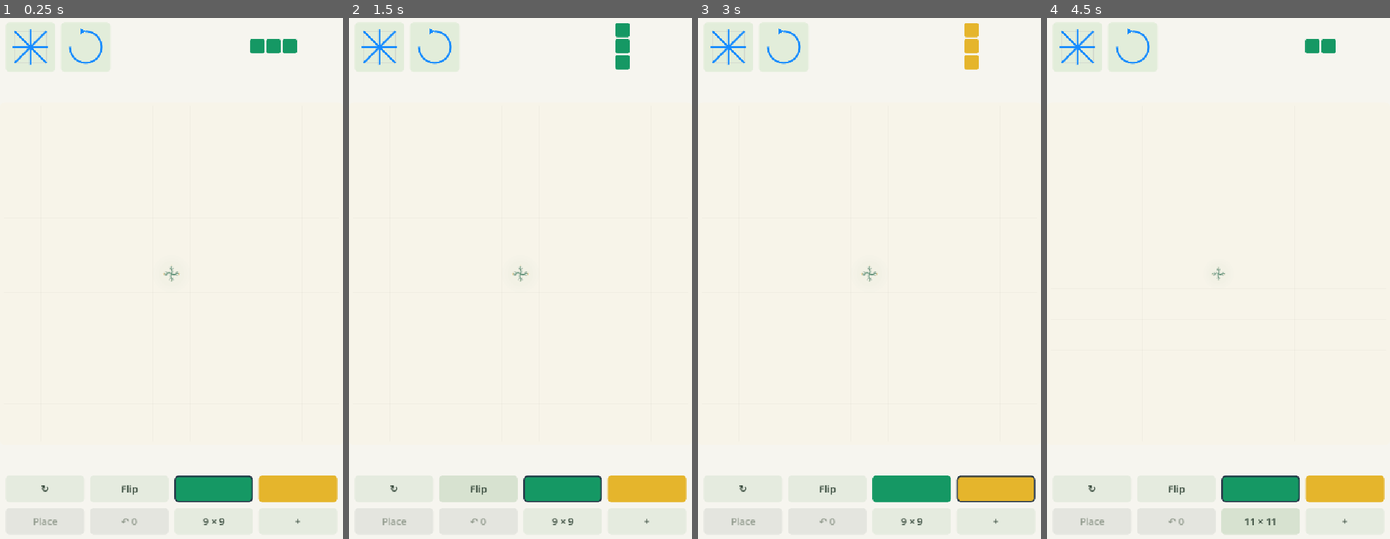
Above: before the commit, frames 1-4 (left to right).
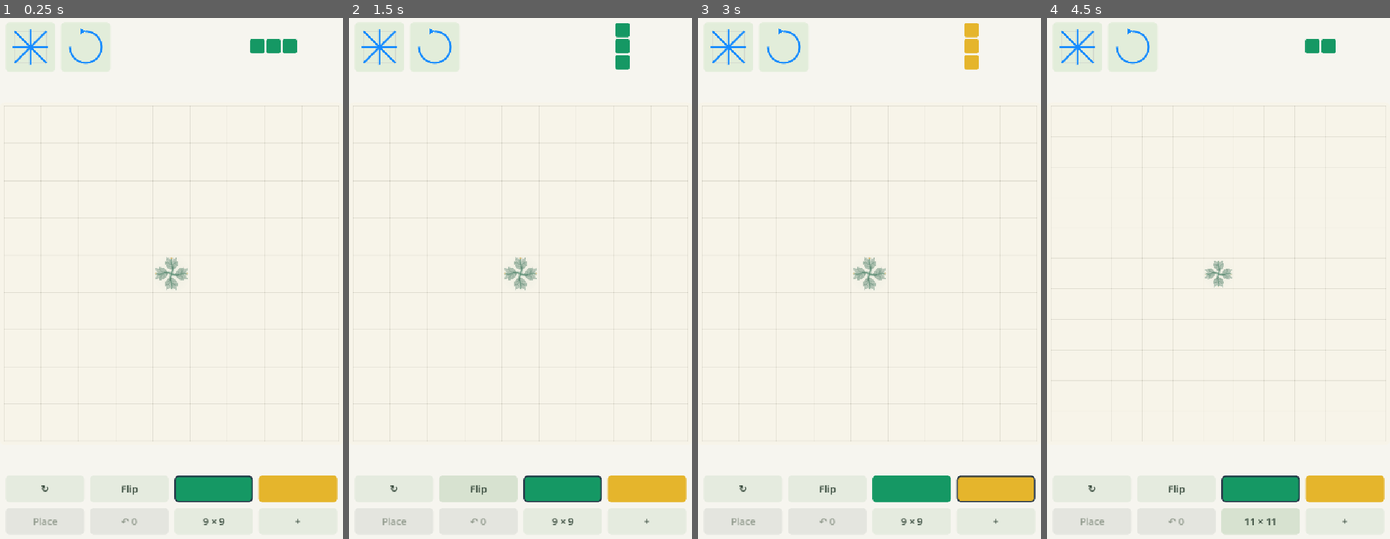
Above: after the commit, the same moments.

Repository: Shine-game/Tiles
Game: Godot game, scene res://main.tscn
Two runs of this game, one before a commit and one after it. Both use one fixed random seed, a clock stepped at 60 frames per second and the inputs below.
Inputs (mouse positions are in pixels of both pictures, inside the frame that each line leads up to):
- Up to frame 1 (0.25 s): no input
- Up to frame 2 (1.5 s): click "↻" at 0.5 s; click "Flip" at 1.25 s
- Up to frame 3 (3 s): click (910, 486) at 2.02 s; click (996, 486) at 2.77 s
- Up to frame 4 (4.5 s): click "+" at 3.5 s; click "9 × 9" at 4.25 s

The runs differ from the first frame. In frame 1, 0.4% of the frame differs, in the area x 1-99%, y 16-82%; in frame 2, 0.4%; in frame 3, 0.4%; in frame 4, 0.7%.

Commit message:
Fade crossed grid segments and grow fuller foliage

Diff:
--- a/scripts/board_view.gd
+++ b/scripts/board_view.gd
@@ -85,11 +85,7 @@
 	frame.bg_color = Color("f7f4e9")
 	frame.set_corner_radius_all(10)
 	draw_style_box(frame, field)
-	# Whisper-faint guides preserve placement legibility without enclosing the art.
-	for i in range(1, board.size()):
-		var ink := Color(0.5, 0.48, 0.39, 0.065)
-		draw_line(_point(Vector2(i, 0)), _point(Vector2(i, board.size())), ink, 0.6)
-		draw_line(_point(Vector2(0, i)), _point(Vector2(board.size(), i)), ink, 0.6)
+	_draw_guides()
 	for cell: Vector2i in pattern.arrivals:
 		var scale: float = pop((clock - float(pattern.arrivals[cell])) / Growth.CENTER_POP)
 		if scale > 0:
@@ -106,6 +102,21 @@
 	for corner: Vector2i in pattern.flowers:
 		_draw_flower(corner, pattern.flowers[corner])
 
+func _draw_guides() -> void:
+	var n: int = board.size()
+	var ink := Color("8b8977")
+	var width: float = maxf(0.9, pitch * 0.016)
+	for y in range(n):
+		for x in range(n + 1):
+			var opacity: float = pattern.grid_visibility(Vector2i(x - 1, y), Vector2i(x, y), clock)
+			if opacity > 0.001:
+				draw_line(_point(Vector2(x, y)), _point(Vector2(x, y + 1)), Color(ink, opacity * 0.24), width, true)
+	for y in range(n + 1):
+		for x in range(n):
+			var opacity: float = pattern.grid_visibility(Vector2i(x, y - 1), Vector2i(x, y), clock)
+			if opacity > 0.001:
+				draw_line(_point(Vector2(x, y)), _point(Vector2(x + 1, y)), Color(ink, opacity * 0.24), width, true)
+
 func _port_tangent(cell: Vector2i, neighbor: Vector2i) -> Vector2:
 	var direction := Vector2(neighbor - cell)
 	var connected: Array = []
@@ -140,9 +151,9 @@
 	var points := PackedVector2Array()
 	for i in range(21):
 		points.append(_curve_point(curve, lerpf(start, end, i / 20.0), wave))
-	draw_polyline(points, Color(ink, 0.07), maxf(2, pitch * 0.085), true)
-	draw_polyline(points, Color(ink, 0.27), maxf(1.2, pitch * 0.038), true)
-	draw_polyline(points, Color(ink, 0.88), maxf(0.65, pitch * 0.018), true)
+	draw_polyline(points, Color(ink, ink.a * 0.10), maxf(2.5, pitch * 0.115), true)
+	draw_polyline(points, Color(ink, ink.a * 0.36), maxf(1.6, pitch * 0.060), true)
+	draw_polyline(points, Color(ink, ink.a * 0.92), maxf(0.9, pitch * 0.029), true)
 
 func _paint_leaf(root: Vector2, direction: Vector2, length: float, width: float, ink: Color, scale: float = 1) -> void:
 	if length * scale < 0.6 or width * scale < 0.4:
@@ -171,8 +182,8 @@
 			continue
 		var tangent: Vector2 = _curve_tangent(curve, sprout.fraction) * sprout.direction
 		var normal: Vector2 = Vector2(-tangent.y, tangent.x) * float(sprout.side)
-		var direction: Vector2 = (tangent * 0.86 + normal * 0.75).normalized()
-		_paint_leaf(_curve_point(curve, sprout.fraction), direction, pitch * 0.28, pitch * 0.13, Color(ink.lightened(0.12), 0.85), scale)
+		var direction: Vector2 = (tangent * 0.75 + normal * 0.93).normalized()
+		_paint_leaf(_curve_point(curve, sprout.fraction), direction, pitch * 0.44, pitch * 0.21, Color(ink.lightened(0.08), 0.92), scale)
 	if not edge.old:
 		var t: float = (clock - edge.finish) / Growth.STAR_POP
 		if t > 0 and t < 1:
@@ -185,17 +196,24 @@
 	var center := _point(Vector2(cell) + Vector2(0.5, 0.5))
 	var ink: Color = Palette.pigment(board[cell.y][cell.x])
 	var accent: Color = Palette.blossom(board[cell.y][cell.x])
-	# Four delicate star-tipped shoots replace the old pin-joint circle.
+	# Disconnected directions grow full, nonconnecting fronds toward the cell's
+	# boundary. Opposite colors nearly meet in foliage, never in logical stems.
 	for vector: Vector2i in Growth.DIRECTIONS:
 		var direction := Vector2(vector)
 		var normal := Vector2(-direction.y, direction.x)
-		var tip: Vector2 = center + direction * pitch * 0.205 * scale
+		var open: bool = Growth.value(board, cell + vector) != board[cell.y][cell.x]
+		var reach: float = 0.415 if open else 0.205
+		var tip: Vector2 = center + direction * pitch * reach * scale
 		var curve: Dictionary = _curve(center, tip, direction + normal * 0.3, -direction)
-		_vine(curve, 0, 1, Color(ink, 0.65), 0)
+		_vine(curve, 0, 1, Color(ink, 0.76 if open else 0.60), 0)
 		for side: float in [-1.0, 1.0]:
-			var root: Vector2 = center + direction * pitch * 0.09 * scale
-			_paint_leaf(root, (direction + normal * side * 0.75).normalized(), pitch * 0.105, pitch * 0.052, Color(ink, 0.72), scale)
-		_star(tip, pitch * 0.031 * scale, Color(accent, 0.9))
+			if open:
+				_paint_leaf(center + direction * pitch * 0.10 * scale, (direction + normal * side * 0.70).normalized(), pitch * 0.30, pitch * 0.16, Color(ink, 0.90), scale)
+				_paint_leaf(center + direction * pitch * 0.23 * scale, (direction + normal * side * 0.70).normalized(), pitch * 0.26, pitch * 0.14, Color(ink.lightened(0.10), 0.84), scale)
+			else:
+				var root: Vector2 = center + direction * pitch * 0.09 * scale
+				_paint_leaf(root, (direction + normal * side * 0.75).normalized(), pitch * 0.14, pitch * 0.075, Color(ink, 0.78), scale)
+		_star(tip, pitch * (0.037 if open else 0.031) * scale, Color(accent, 0.9))
 	draw_circle(center, maxf(0.5, pitch * 0.014 * scale), Color(ink, 0.75), true, -1, true)
 
 func _draw_link(link: Dictionary) -> void:
--- a/scripts/growth.gd
+++ b/scripts/growth.gd
@@ -5,6 +5,7 @@
 const STEP := 0.14
 const CENTER_POP := 0.30
 const LEAF_POP := 0.22
+const GRID_FADE := 0.14
 const FLOWER_POP := 0.36
 const LINK_GROW := 0.18
 const STAR_POP := 0.24
@@ -17,6 +18,7 @@
 var flowers: Dictionary = {}
 var links: Array = []
 var duration := 0.0
+var boundary_crossings: Dictionary = {}
 
 static func value(grid: Array, cell: Vector2i) -> int:
 	if cell.y < 0 or cell.x < 0 or cell.y >= grid.size() or cell.x >= grid.size():
@@ -32,12 +34,22 @@
 	var result: Array = []
 	var directions: Array = [1, -1] if int(edge.flow) == 0 else [int(edge.flow)]
 	for direction: int in directions:
-		var fractions: Array = [0.18, 0.38] if int(edge.flow) == 0 else [0.24, 0.51, 0.78]
+		var fractions: Array = [0.12, 0.28, 0.43] if int(edge.flow) == 0 else [0.12, 0.34, 0.56, 0.78]
 		for i in range(fractions.size()):
 			var fraction: float = fractions[i]
 			var start: float = -100 if edge.old else float(edge.start_a if direction == 1 else edge.start_b) + fraction * STEP
-			result.append({"fraction": fraction if direction == 1 else 1 - fraction, "direction": direction, "side": 1 if i % 2 == 0 else -1, "start": start})
+			for side: int in [-1, 1]:
+				result.append({"fraction": fraction if direction == 1 else 1 - fraction, "direction": direction, "side": side, "start": start + (0.012 if side == 1 and not edge.old else 0)})
 	return result
+
+# A guide fades only when a real same-color connection crosses that boundary.
+# Empty-cell, different-color, and outer borders keep their placement guides.
+func grid_visibility(a: Vector2i, b: Vector2i, time: float) -> float:
+	var key: Vector4i = edge_key(a, b)
+	if not boundary_crossings.has(key):
+		return 1.0
+	var crossing: float = boundary_crossings[key]
+	return 1.0 - smoothstep(crossing, crossing + GRID_FADE, time)
 
 static func is_flower(grid: Array, corner: Vector2i, color: int) -> bool:
 	for offset: Vector2i in [Vector2i(-1, -1), Vector2i(0, -1), Vector2i(-1, 0), Vector2i.ZERO]:
@@ -51,6 +63,7 @@
 	edges.clear()
 	flowers.clear()
 	links.clear()
+	boundary_crossings.clear()
 	duration = 0
 	var pending: Dictionary = {}
 	for y in range(board.size()):
@@ -114,8 +127,11 @@
 			var edge := {"a": cell, "b": other, "color": value(board, cell), "start_a": a, "start_b": b, "finish": 0.0 if old else finish, "old": old, "flow": 0 if is_equal_approx(a, b) else (1 if a < b else -1)}
 			edges.append(edge)
 			lookup[edge_key(cell, other)] = edge
+			var crossing: float = -100 if old else minf(a, b) + STEP / 2
+			boundary_crossings[edge_key(cell, other)] = crossing
 			if not old:
 				duration = maxf(duration, finish + maxf(maxf(RIPPLE, STAR_POP), LEAF_POP))
+				duration = maxf(duration, crossing + GRID_FADE)
 				for sprout: Dictionary in leaf_sprouts(edge):
 					duration = maxf(duration, sprout.start + LEAF_POP)
 	for y in range(1, board.size()):
--- a/tests/render_growth.gd
+++ b/tests/render_growth.gd
@@ -12,6 +12,7 @@
 	root.add_child(scene)
 	for i in range(4):
 		await process_frame
+	var dense: bool = OS.get_cmdline_user_args().has("--dense")
 	var before: Array = Rules.create_board(9)
 	for y in range(1, 3):
 		for x in range(3, 6):
@@ -19,15 +20,22 @@
 	for y in range(5, 8):
 		for x in range(3, 6):
 			before[y][x] = Rules.CORAL
+	if dense:
+		scene.requested_size = 11
+		scene._reset()
+		before = _dense_board()
+		for x in range(4, 7):
+			before[2][x] = 0
 	scene.game.board = before
 	scene.game.queue[scene.game.index] = "I3"
 	scene.game.current_color = Rules.BLUE
 	scene.game._refresh_over()
 	scene.cells = Rules.PIECES.I3.cells
-	scene.selected = Vector2i(3, 3)
+	scene.selected = Vector2i(4, 2) if dense else Vector2i(3, 3)
 	scene.has_hover = true
 	scene._refresh()
-	DirAccess.make_dir_recursive_absolute("res://build/growth-frames")
+	var prefix: String = "dense-growth" if dense else "growth"
+	DirAccess.make_dir_recursive_absolute("res://build/" + prefix + "-frames")
 	FileAccess.open("res://build/.gdignore", FileAccess.WRITE).close()
 	for i in range(48):
 		if i == 6:
@@ -35,11 +43,50 @@
 			scene.board_view.set_process(false)
 		await process_frame
 		await RenderingServer.frame_post_draw
-		root.get_texture().get_image().save_png("res://build/growth-frames/%03d.png" % i)
+		root.get_texture().get_image().save_png("res://build/%s-frames/%03d.png" % [prefix, i])
 		if i >= 6:
 			scene.board_view.advance_growth(1.0 / 30.0)
-	root.get_texture().get_image().save_png("res://build/growth-preview.png")
+	root.get_texture().get_image().save_png("res://build/" + prefix + "-preview.png")
 	print("Captured 48 frames; Place triggered the new growth. Resolved: ", not scene.board_view.growing)
 	scene.queue_free()
 	await process_frame
 	quit()
+
+# A representative near-filled board with neighboring color networks, open
+# placement pockets, isolated motifs, and both dense and sparse foliage.
+func _dense_board() -> Array:
+	var grid: Array = Rules.create_board(11)
+	for left: int in [0, 8]:
+		for top: int in [0, 7]:
+			for y in range(top, top + 4):
+				for x in range(left, left + 3):
+					grid[y][x] = Rules.BLUE
+	for x in range(2, 9):
+		grid[2][x] = Rules.BLUE
+		grid[5][x] = Rules.BLUE
+	for y in range(2, 9):
+		grid[y][2] = Rules.BLUE
+		grid[y][8] = Rules.BLUE
+		grid[y][5] = Rules.BLUE
+	for x in range(2, 9):
+		grid[0][x] = Rules.CORAL
+	for y in range(2):
+		for x in range(4, 7):
+			grid[y][x] = Rules.CORAL
+	for left: int in [3, 6]:
+		for y in range(3, 5):
+			for x in range(left, left + 2):
+				grid[y][x] = Rules.CORAL
+		for y in range(7, 11):
+			for x in range(left, left + 2):
+				grid[y][x] = Rules.CORAL
+	for x in range(4, 7):
+		grid[9][x] = Rules.CORAL
+	for left: int in [0, 9]:
+		for x in range(left, left + 2):
+			grid[4][x] = Rules.CORAL
+			grid[6][x] = Rules.CORAL
+		grid[5][1 if left == 0 else 9] = Rules.CORAL
+	grid[5][0] = Rules.BLUE
+	grid[5][10] = Rules.BLUE
+	return grid
--- a/tests/test_growth.gd
+++ b/tests/test_growth.gd
@@ -151,6 +151,28 @@
 	growth.build(before, after)
 	var opposed: Array = Growth.leaf_sprouts(growth.edges[0])
 	check(opposed.any(func(sprout: Dictionary): return sprout.direction == 1) and opposed.any(func(sprout: Dictionary): return sprout.direction == -1), "meeting fronts sprout leaves forward from both ends")
+	# Placement guides disappear locally, only after a real vine crosses them.
+	before = Rules.empty_board(9)
+	before[2][0] = Rules.BLUE
+	after = before.duplicate(true)
+	after[2][1] = Rules.BLUE
+	growth.build(before, after)
+	var a := Vector2i(0, 2)
+	var b := Vector2i(1, 2)
+	var crossing: float = Growth.STEP / 2
+	check(near(growth.grid_visibility(a, b, 0), 1), "guide remains visible before growth reaches boundary")
+	check(near(growth.grid_visibility(a, b, crossing + Growth.GRID_FADE / 2), 0.5), "guide fades progressively after crossing")
+	check(near(growth.grid_visibility(a, b, growth.duration), 0), "crossed guide disappears once pattern resolves")
+	check(near(growth.grid_visibility(b, a, growth.duration), 0), "guide crossing is independent of lookup direction")
+	check(near(growth.grid_visibility(b, Vector2i(2, 2), growth.duration), 1), "empty neighboring cells retain their guides")
+	check(near(growth.grid_visibility(a, Vector2i(-1, 2), growth.duration), 1), "outer field border remains visible")
+	after[2][2] = Rules.CORAL
+	growth.build(before, after)
+	check(near(growth.grid_visibility(b, Vector2i(2, 2), growth.duration), 1), "different-color boundary retains placement guide")
+	growth.build(after, after)
+	check(near(growth.grid_visibility(a, b, 0), 0), "established vines do not flash grid lines back on")
+	growth.build(before, before)
+	check(near(growth.grid_visibility(a, b, 0), 1), "undo restores guides in the cleared space")
 	view.free()
 	print("Growth: %d checks, %d failures" % [checks, failures])
 	quit(1 if failures else 0)
